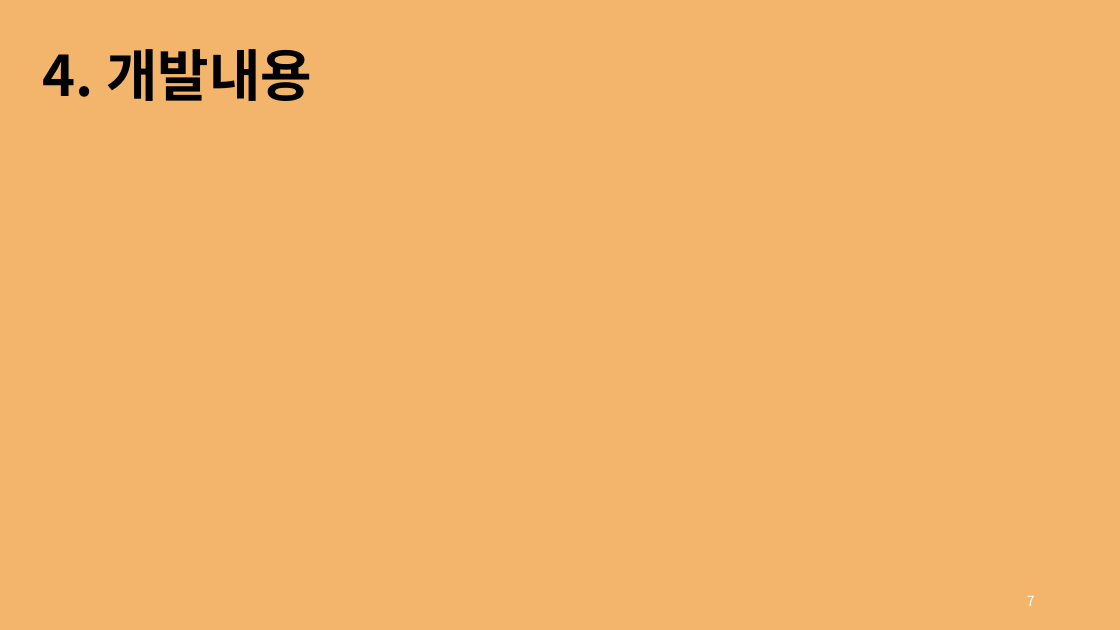
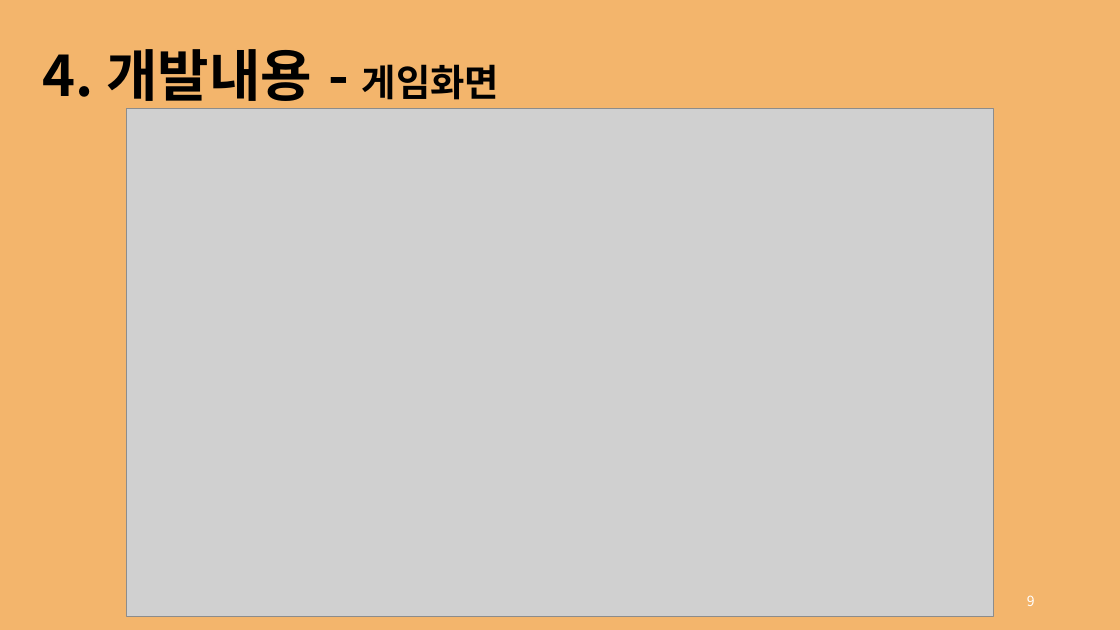
Before and after one commit to rg7155/2022_GraduationProject, a slide deck: slide 9 of 발표자료/2. 중간발표/의뢰인_윤성주, 최경훈.pptx (slide 7 before the commit). Drawn at 1120x630 pixels with LibreOffice and Linux fonts; fonts in the diff are those of the drawing; grey boxes stand for pictures. Boxes give left, top, right and bottom in pixels: in the first picture for what was removed or moved away, otherwise in the second. Text is boxed around its words. In the diff, an @@ line names an element or a change of style, - is before the commit and + after.

```diff
--- a/발표자료/2. 중간발표/의뢰인_윤성주, 최경훈.pptx
+++ b/발표자료/2. 중간발표/의뢰인_윤성주, 최경훈.pptx
@@ text at (43, 49, 499, 110): text changed @@
-4. 개발내용
+4. 개발내용 - 게임화면
@@ picture added at (126, 108, 994, 617) @@
@@ page number at (1027, 595, 1035, 606): text changed @@
-7
+9
```
Also in this commit, not shown: 2 other slides changed, 3 slides added, 19 other files.
